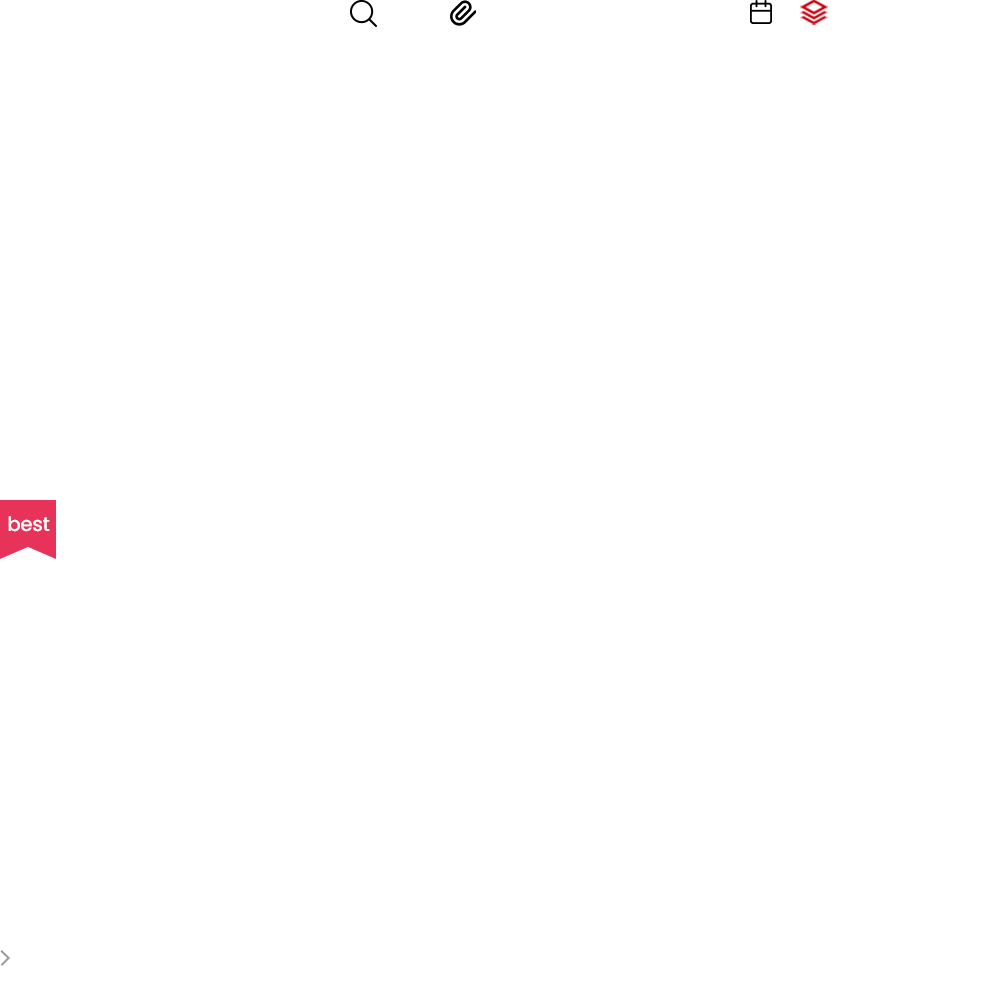
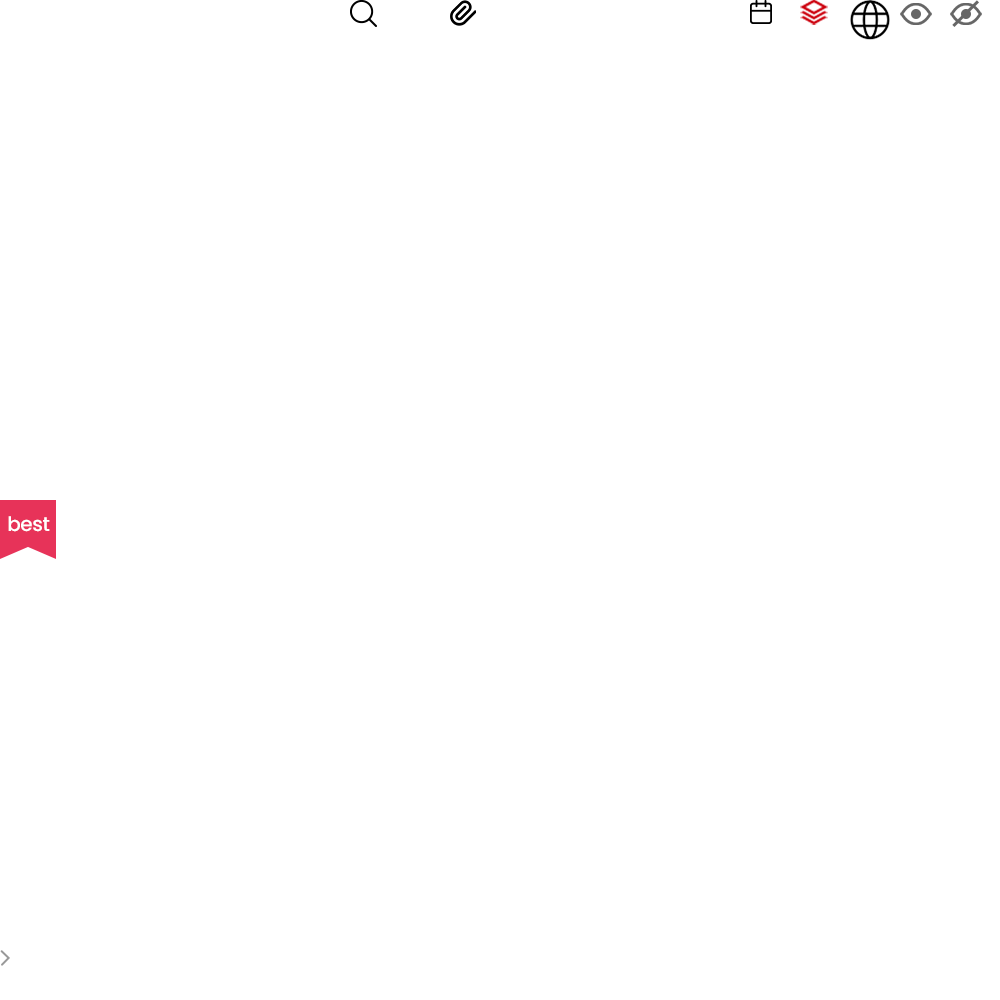
Layer changes from the first 1000×1000 image to the second:
added layer "레이어 10" in group "그룹 1" over [950, 0, 982, 27]
added layer "레이어 9" in group "그룹 1" over [900, 3, 932, 25]
added layer "레이어 8" in group "그룹 1" over [850, 0, 890, 40]
